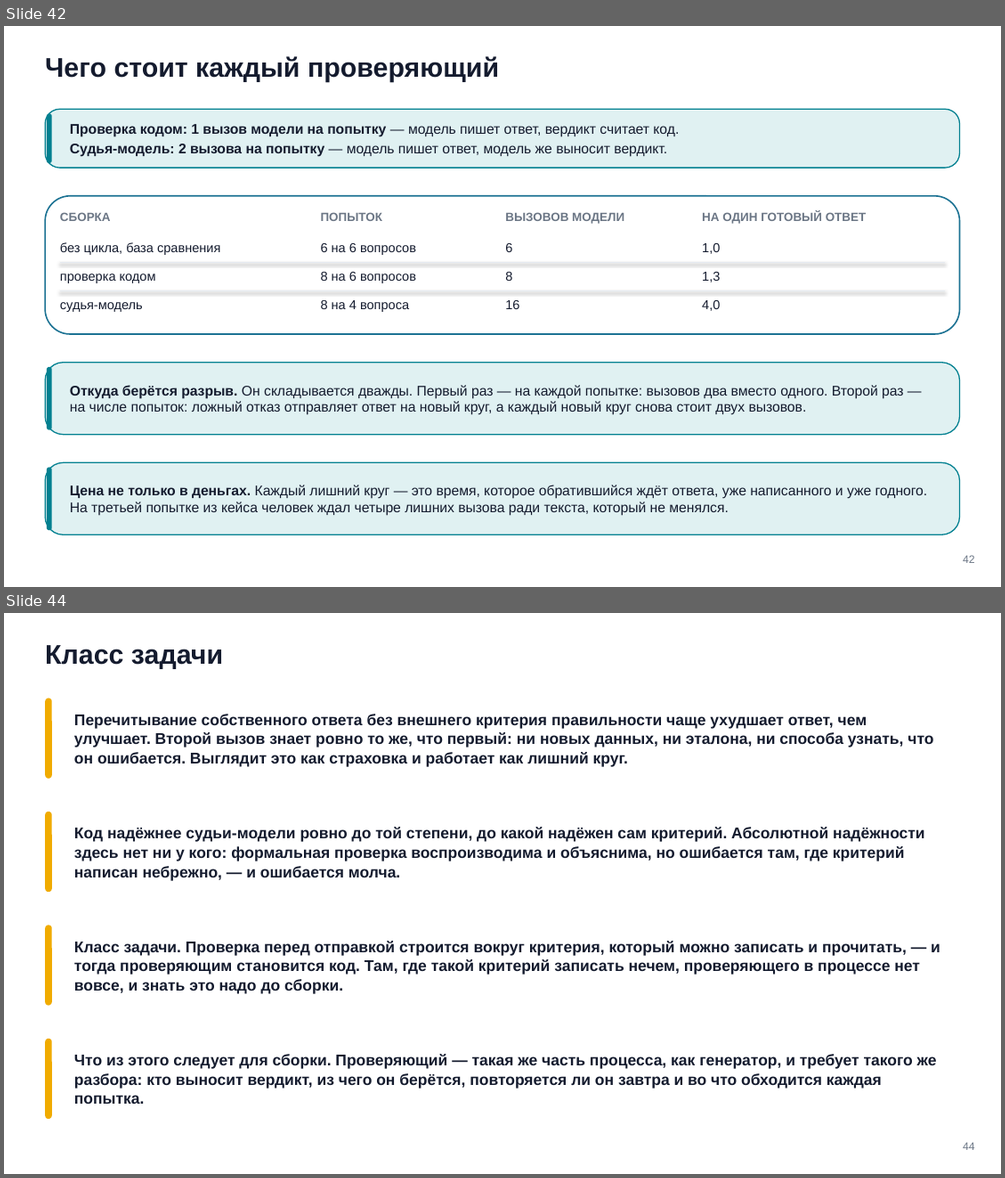
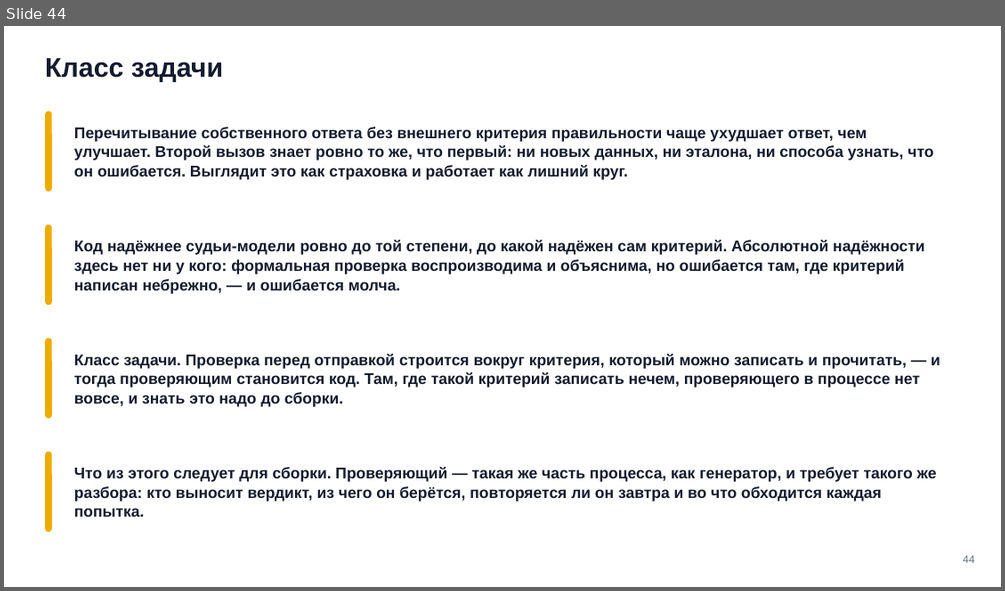
Before and after one commit to tellina-study/AI-usage-lessons, a slide deck: library/seminars/sem-09/rendered/sem-09.pptx. Shown one above the other, each under a label of ours: slides 42 and 44 before the commit, slide 44 after it; the slides between them are not shown. The pictures are 1005x1178 and 1005x591 pixels, drawn with LibreOffice and Linux fonts; fonts in the diff are those of the drawing. Boxes give left, top, right and bottom in pixels: in the first picture for what was removed or moved away, otherwise in the second. Text is boxed around its words. In the diff, an @@ line names an element or a change of style, - is before the commit and + after.

Commit message:
Перепроверка и дожим фидбэка владельца: 5 реальных пробелов найдены и закрыты #299
Независимая проверка каждого пункта фидбэка (6 параллельных сверок) против
дословных формулировок нашла, что Кейсы 1 и 2 выполнены полностью, но 4
кейса имели реальные пробелы, не просто недоделку:

- Кейс 3: объём замера судьи/комбинации был ~13 примеров вместо требуемых
  60 — теперь 20×3=60 на одном и том же наборе вопросов (code 100%,
  judge 90%, combo 85%, с honest-находкой о самопротиворечии судьи).
- Кейс 4: текст защитного промта «до/после» был сознательно скрыт с кадра
  вопреки прямой просьбе владельца — теперь дословно на слайде n52.
- Кейс 5: n60 (где 10/10 читалось как успех) не был доправлен тем же
  способом, что n60a; формат нигде не перенесён; воспроизводимость
  прокручена только на одном вопросе — всё дочинено, включая честную
  находку о баге собственного regex-грейдера (1/10 → реально 6/10).
- Кейс 6: кропа «суммы» не было вообще; кроп «даты» показывал крайности,
  а не реальный порог (quarter/eighth); 2 из 6 разрешений имели 3 замера
  вместо 5; кросс-кейсового сравнения точности не было вообще — всё
  построено на реальных данных, с явной оговоркой о несравнимости шкал
  между кейсами (n75a).

85 слайдов, оба физических сторожа чистые (0 наложений, 0 фигур режут
текст), 46 предупреждений — все в установленных неблокирующих классах.

```diff
--- a/library/seminars/sem-09/rendered/sem-09.pptx
+++ b/library/seminars/sem-09/rendered/sem-09.pptx
@@ slide 42 removed at (x1=4, y1=26, x2=1001, y2=587), background #FFFFFF @@
@@ text removed at (x1=45, y1=56, x2=499, y2=82) @@
-Чего стоит каждый проверяющий
@@ rounded rectangle removed at (x1=45, y1=109, x2=960, y2=168) @@
@@ rounded rectangle removed at (x1=47, y1=113, x2=52, y2=163) @@
@@ text removed at (x1=70, y1=124, x2=679, y2=157) @@
-Проверка кодом: 1 вызов модели на попытку — модель пишет ответ, вердикт считает код.
-Судья-модель: 2 вызова на попытку — модель пишет ответ, модель же выносит вердикт.
@@ rounded rectangle removed at (x1=45, y1=196, x2=960, y2=334) @@
@@ text removed at (x1=60, y1=212, x2=111, y2=221) @@
-СБОРКА
@@ text removed at (x1=321, y1=212, x2=382, y2=221) @@
-ПОПЫТОК
@@ text removed at (x1=505, y1=212, x2=624, y2=224) @@
-ВЫЗОВОВ МОДЕЛИ
@@ text removed at (x1=702, y1=212, x2=866, y2=224) @@
-НА ОДИН ГОТОВЫЙ ОТВЕТ
@@ text removed at (x1=60, y1=242, x2=220, y2=255) @@
-без цикла, база сравнения
@@ line removed from (60, 263) to (945, 263) @@
@@ text removed at (x1=321, y1=243, x2=416, y2=255) @@
-6 на 6 вопросов
@@ text removed at (x1=505, y1=243, x2=512, y2=252) @@
-6
@@ text removed at (x1=702, y1=243, x2=720, y2=254) @@
-1,0
@@ text removed at (x1=60, y1=273, x2=156, y2=283) @@
-проверка кодом
@@ line removed from (60, 290) to (945, 290) @@
@@ text removed at (x1=321, y1=272, x2=416, y2=283) @@
-8 на 6 вопросов
@@ text removed at (x1=505, y1=272, x2=512, y2=281) @@
-8
@@ text removed at (x1=702, y1=272, x2=720, y2=282) @@
-1,3
@@ text removed at (x1=60, y1=302, x2=143, y2=312) @@
-судья-модель
@@ text removed at (x1=321, y1=300, x2=409, y2=312) @@
-8 на 4 вопроса
@@ text removed at (x1=505, y1=300, x2=519, y2=309) @@
-16
@@ text removed at (x1=702, y1=300, x2=720, y2=311) @@
-4,0
@@ rounded rectangle removed at (x1=45, y1=362, x2=960, y2=435) @@
@@ rounded rectangle removed at (x1=47, y1=367, x2=52, y2=430) @@
@@ text removed at (x1=70, y1=385, x2=903, y2=415) @@
-Откуда берётся разрыв. Он складывается дважды. Первый раз — на каждой попытке: вызовов два вместо одного. Второй раз — на числе попыток: ложный отказ отправляет ответ на новый круг, а каждый новый круг снова стоит двух вызовов.
@@ rounded rectangle removed at (x1=45, y1=463, x2=960, y2=534) @@
@@ rounded rectangle removed at (x1=47, y1=467, x2=52, y2=530) @@
@@ text removed at (x1=70, y1=484, x2=928, y2=516) @@
-Цена не только в деньгах. Каждый лишний круг — это время, которое обратившийся ждёт ответа, уже написанного и уже годного. На третьей попытке из кейса человек ждал четыре лишних вызова ради текста, который не менялся.
@@ text removed at (x1=963, y1=555, x2=975, y2=563) @@
-42
```
Also in this commit, not shown: 14 slides changed, 6 slides added, 3 other slides removed, 42 other files.
